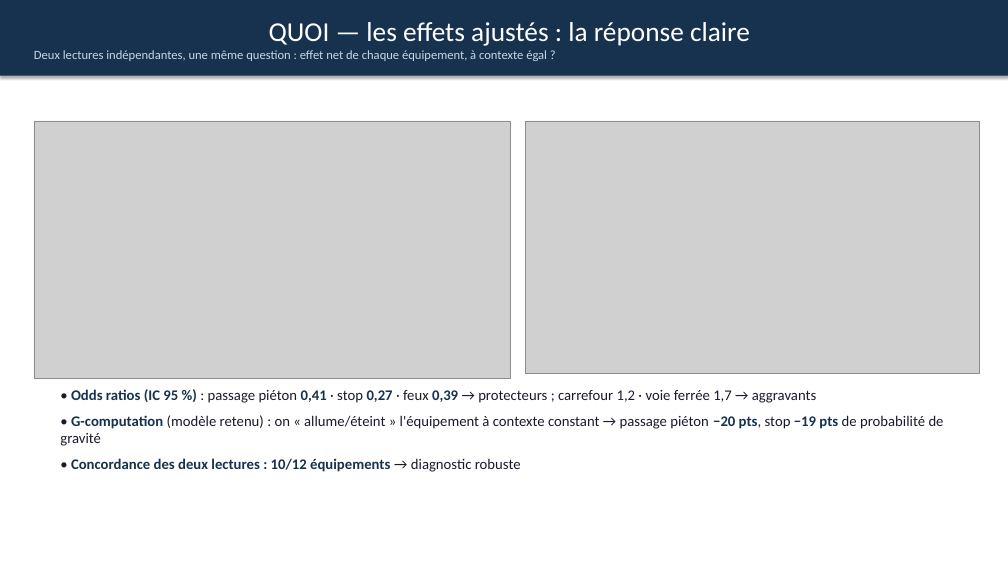
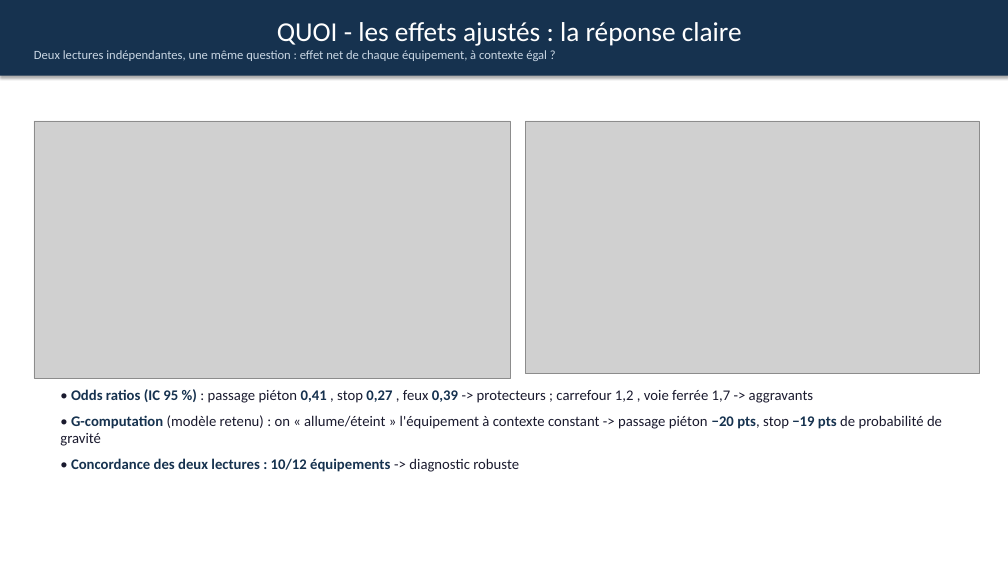
Before and after one commit to SabaMG/xploring, a slide deck: slide 9 of presentation/presentation_finale.pptx. Drawn at 1008x567 pixels with LibreOffice and Linux fonts; fonts in the diff are those of the drawing; grey boxes stand for pictures. Boxes give left, top, right and bottom in pixels: in the first picture for what was removed or moved away, otherwise in the second. Text is boxed around its words. In the diff, an @@ line names an element or a change of style, - is before the commit and + after.

```diff
--- a/presentation/presentation_finale.pptx
+++ b/presentation/presentation_finale.pptx
@@ text in rectangle at bbox=[277, 22, 742, 46]: text changed @@
-QUOI — les effets ajustés : la réponse claire
+QUOI - les effets ajustés : la réponse claire
@@ text at bbox=[60, 389, 942, 472]: text changed @@
-• Odds ratios (IC 95 %) : passage piéton 0,41 · stop 0,27 · feux 0,39 → protecteurs ; carrefour 1,2 · voie ferrée 1,7 → aggravants
-• G-computation (modèle retenu) : on « allume/éteint » l'équipement à contexte constant → passage piéton −20 pts, stop −19 pts de probabilité de gravité
-• Concordance des deux lectures : 10/12 équipements → diagnostic robuste
+• Odds ratios (IC 95 %) : passage piéton 0,41 , stop 0,27 , feux 0,39 -> protecteurs ; carrefour 1,2 , voie ferrée 1,7 -> aggravants
+• G-computation (modèle retenu) : on « allume/éteint » l'équipement à contexte constant -> passage piéton −20 pts, stop −19 pts de probabilité de gravité
+• Concordance des deux lectures : 10/12 équipements -> diagnostic robuste
```
Also in this commit, not shown: 18 other slides changed, 17 other files.
